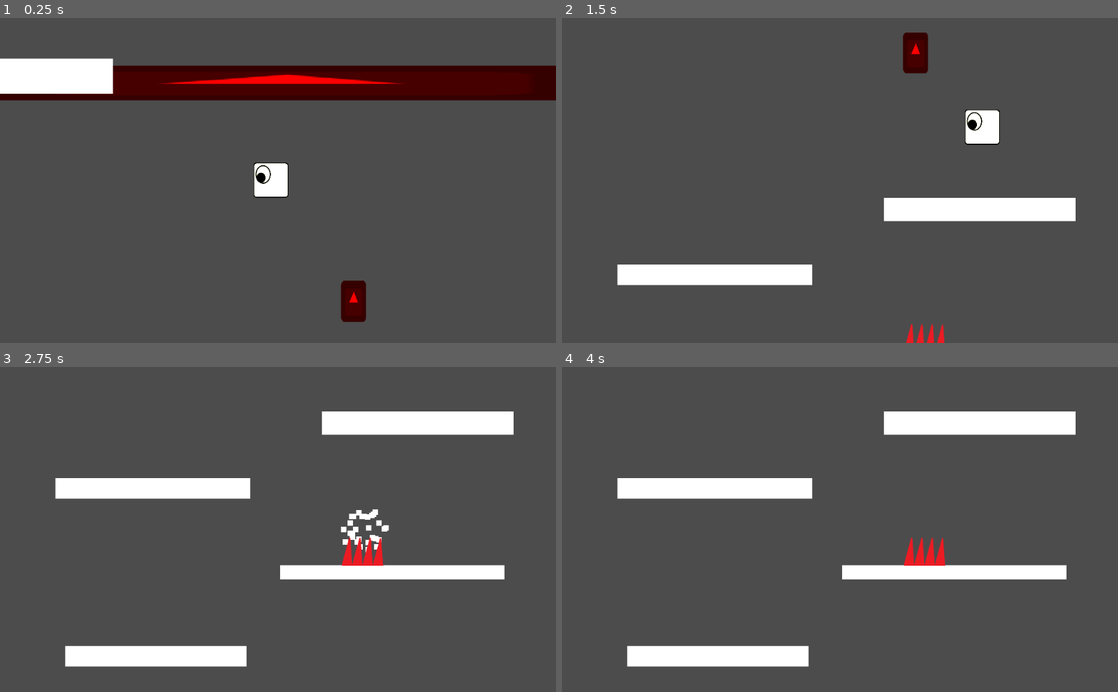
Above: before the commit, frames 1-4 (two rows, left to right).
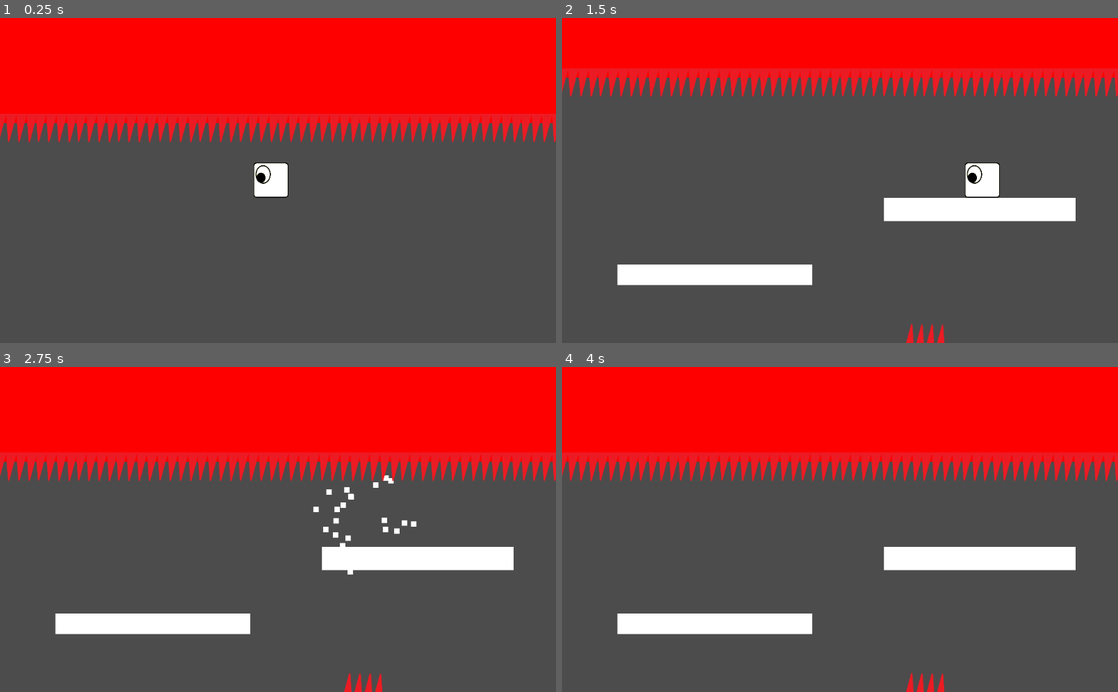
Above: after the commit, the same moments.

Repository: TheSolarPrincess/LudumDare48
Game: Godot game, scene res://Test.tscn
The game is run twice, just before and just after one commit, with the same random seed, the same clock (stepped at 60 frames per second) and the same inputs. The engine's default icon, where the game draws it, is replaced by a stand-in: a white triangle on a blue panel in a dark square.
Inputs:
- Up to frame 1 (0.25 s): no input
- Up to frame 2 (1.5 s): hold D (move_right) 0.53-1.28 s; tap W (jump) at 0.6, 0.77, 1.07, 1.35 s; hold A (move_left) from 1.28 s (still down)
- Up to frame 3 (2.75 s): tap W (jump) at 1.52, 1.82, 2.1 s; release A (move_left) at 2.03 s; hold D (move_right) from 2.03 s (still down)
- Up to frame 4 (4 s): tap W (jump) at 2.85, 3.02, 3.32, 3.6, 3.77 s; release D (move_right) at 3.53 s; hold A (move_left) from 3.53 s (still down)

The runs differ from the first frame. In frame 1, 35% of the frame differs, in the area x 0-100%, y 0-94%; in frame 2, 22%; in frame 3, 43%, in the area x 0-100%, y 0-100%; in frame 4, 42%.

Commit message:
Doom spikes

Diff:
--- a/Player.gd
+++ b/Player.gd
@@ -4,8 +4,10 @@
 const MOVE_SPEED = 500
 const JUMP_ACCEL = 500
 const GRAVITY = 20
+const JUMP_CD = 0.3
 
 var y_velocity = 0
+var jump_cd = 0
 
 var is_dead = false
 
@@ -24,11 +26,13 @@
 	if move_dir == 1:
 		$Sprite.flip_h = true
 
+	jump_cd -= delta
 
 	var grounded = is_on_floor()
 	y_velocity += GRAVITY
-	if grounded and Input.is_action_just_pressed("jump"):
+	if jump_cd < 0 and Input.is_action_just_pressed("jump"):
 		y_velocity -= JUMP_ACCEL
+		jump_cd = JUMP_CD
 	if grounded and y_velocity >= 5:
 		y_velocity = 5
 
--- a/Test.tscn
+++ b/Test.tscn
@@ -1,12 +1,12 @@
-[gd_scene load_steps=17 format=2]
-
-[ext_resource path="res://icon.png" type="Texture" id=1]
+[gd_scene load_steps=13 format=2]
+
 [ext_resource path="res://Player.gd" type="Script" id=2]
 [ext_resource path="res://Graphics/DeathParticle.png" type="Texture" id=3]
-[ext_resource path="res://DeadlyArea.gd" type="Script" id=4]
+[ext_resource path="res://Graphics/platform.png" type="Texture" id=4]
 [ext_resource path="res://BuildingBlocks/Ground.tscn" type="PackedScene" id=5]
 [ext_resource path="res://LevelBoundaries.tscn" type="PackedScene" id=6]
 [ext_resource path="res://Graphics/Player.png" type="Texture" id=7]
+[ext_resource path="res://BuildingBlocks/Spikes.tscn" type="PackedScene" id=8]
 
 [sub_resource type="GDScript" id=1]
 script/source = "extends Node2D
@@ -77,47 +77,16 @@
 		self.position.y = player.position.y
 "
 
-[sub_resource type="GDScript" id=5]
-script/source = "extends Sprite
-
-const DOOM_SPEED = 50
+[sub_resource type="GDScript" id=11]
+script/source = "extends Node2D
+
+const DOOM_SPEED = 300
 
 func _physics_process(delta):
+	var player = get_tree().get_nodes_in_group(\"player\")[0]
+	if player.is_dead: return
 	self.position.y += DOOM_SPEED * delta
 "
-
-[sub_resource type="RectangleShape2D" id=6]
-extents = Vector2( 31.9227, 41.2687 )
-
-[sub_resource type="GDScript" id=7]
-script/source = "extends Sprite
-
-
-# Declare member variables here. Examples:
-# var a = 2
-# var b = \"text\"
-
-
-# Called when the node enters the scene tree for the first time.
-func _ready():
-	pass # Replace with function body.
-
-
-# Called every frame. 'delta' is the elapsed time since the previous frame.
-#func _process(delta):
-#	pass
-
-
-func _on_Area2D_body_entered(body):
-	if body.is_in_group(\"player\"):
-		body.die()
-"
-
-[sub_resource type="RectangleShape2D" id=8]
-extents = Vector2( 28.8861, 31.2434 )
-
-[sub_resource type="RectangleShape2D" id=9]
-extents = Vector2( 10, 29.864 )
 
 [node name="Test" type="Node2D"]
 script = SubResource( 1 )
@@ -151,46 +120,86 @@
 current = true
 script = SubResource( 4 )
 
-[node name="ImpendingDoom" type="Sprite" parent="."]
+[node name="Ground" parent="Camera2D" instance=ExtResource( 5 )]
+position = Vector2( 10.5762, -339.628 )
+scale = Vector2( 2.30244, 0.140047 )
+
+[node name="ImpendingDoom" type="Node2D" parent="."]
+script = SubResource( 11 )
+
+[node name="Sprite" type="Sprite" parent="ImpendingDoom"]
 modulate = Color( 1, 0, 0, 1 )
-position = Vector2( 520.394, 0 )
-scale = Vector2( 20.0093, 1 )
-texture = ExtResource( 1 )
-script = SubResource( 5 )
-
-[node name="Area2D" type="Area2D" parent="ImpendingDoom"]
-script = ExtResource( 4 )
-
-[node name="CollisionShape2D" type="CollisionShape2D" parent="ImpendingDoom/Area2D"]
-shape = SubResource( 6 )
+position = Vector2( 501.518, -363.38 )
+scale = Vector2( 2.48537, 1.61705 )
+texture = ExtResource( 4 )
+
+[node name="Spikes" type="Node2D" parent="ImpendingDoom"]
+
+[node name="Spikes2" parent="ImpendingDoom/Spikes" instance=ExtResource( 8 )]
+position = Vector2( 999.379, 20.8716 )
+rotation = -3.14159
+
+[node name="Spikes3" parent="ImpendingDoom/Spikes" instance=ExtResource( 8 )]
+position = Vector2( 925.492, 20.8716 )
+rotation = -3.14159
+
+[node name="Spikes5" parent="ImpendingDoom/Spikes" instance=ExtResource( 8 )]
+position = Vector2( 849.483, 20.8716 )
+rotation = -3.14159
+
+[node name="Spikes4" parent="ImpendingDoom/Spikes" instance=ExtResource( 8 )]
+position = Vector2( 775.596, 20.8716 )
+rotation = -3.14159
+
+[node name="Spikes9" parent="ImpendingDoom/Spikes" instance=ExtResource( 8 )]
+position = Vector2( 701.64, 20.8716 )
+rotation = -3.14159
+
+[node name="Spikes8" parent="ImpendingDoom/Spikes" instance=ExtResource( 8 )]
+position = Vector2( 627.754, 20.8716 )
+rotation = -3.14159
+
+[node name="Spikes7" parent="ImpendingDoom/Spikes" instance=ExtResource( 8 )]
+position = Vector2( 551.745, 20.8716 )
+rotation = -3.14159
+
+[node name="Spikes6" parent="ImpendingDoom/Spikes" instance=ExtResource( 8 )]
+position = Vector2( 477.858, 20.8716 )
+rotation = -3.14159
+
+[node name="Spikes17" parent="ImpendingDoom/Spikes" instance=ExtResource( 8 )]
+position = Vector2( 403.28, 20.8716 )
+rotation = -3.14159
+
+[node name="Spikes16" parent="ImpendingDoom/Spikes" instance=ExtResource( 8 )]
+position = Vector2( 329.393, 20.8716 )
+rotation = -3.14159
+
+[node name="Spikes15" parent="ImpendingDoom/Spikes" instance=ExtResource( 8 )]
+position = Vector2( 253.384, 20.8716 )
+rotation = -3.14159
+
+[node name="Spikes14" parent="ImpendingDoom/Spikes" instance=ExtResource( 8 )]
+position = Vector2( 179.497, 20.8716 )
+rotation = -3.14159
+
+[node name="Spikes13" parent="ImpendingDoom/Spikes" instance=ExtResource( 8 )]
+position = Vector2( 105.542, 20.8716 )
+rotation = -3.14159
+
+[node name="Spikes12" parent="ImpendingDoom/Spikes" instance=ExtResource( 8 )]
+position = Vector2( 31.6548, 20.8716 )
+rotation = -3.14159
+
+[node name="Spikes11" parent="ImpendingDoom/Spikes" instance=ExtResource( 8 )]
+position = Vector2( -44.3543, 20.8716 )
+rotation = -3.14159
+
+[node name="Spikes10" parent="ImpendingDoom/Spikes" instance=ExtResource( 8 )]
+position = Vector2( -118.241, 20.8716 )
+rotation = -3.14159
 
 [node name="Levels" type="Node2D" parent="."]
-
-[node name="Level" type="Node2D" parent="Levels"]
-
-[node name="Ground" parent="Levels/Level" instance=ExtResource( 5 )]
-
-[node name="Spikes" type="Sprite" parent="Levels/Level"]
-modulate = Color( 1, 0, 0, 1 )
-position = Vector2( 652.891, 415.826 )
-scale = Vector2( 0.713988, 1.17521 )
-texture = ExtResource( 1 )
-script = SubResource( 7 )
-
-[node name="StaticBody2D" type="StaticBody2D" parent="Levels/Level/Spikes"]
-
-[node name="CollisionShape2D" type="CollisionShape2D" parent="Levels/Level/Spikes/StaticBody2D"]
-position = Vector2( 1.51367, 0 )
-shape = SubResource( 8 )
-
-[node name="Area2D" type="Area2D" parent="Levels/Level/Spikes" groups=[
-"death_trigger",
-]]
-
-[node name="CollisionShape2D" type="CollisionShape2D" parent="Levels/Level/Spikes/Area2D"]
-position = Vector2( -28.7592, 0.919617 )
-shape = SubResource( 9 )
 
 [node name="Boundaries" parent="Levels" instance=ExtResource( 6 )]
 position = Vector2( -1.00488, 4.50752 )
-[connection signal="body_entered" from="Levels/Level/Spikes/Area2D" to="Levels/Level/Spikes" method="_on_Area2D_body_entered"]
--- a/project.godot
+++ b/project.godot
@@ -18,6 +18,10 @@
 config/name="Ludum Dare 48"
 run/main_scene="res://Test.tscn"
 config/icon="res://icon.png"
+
+[display]
+
+window/size/resizable=false
 
 [input]
 
